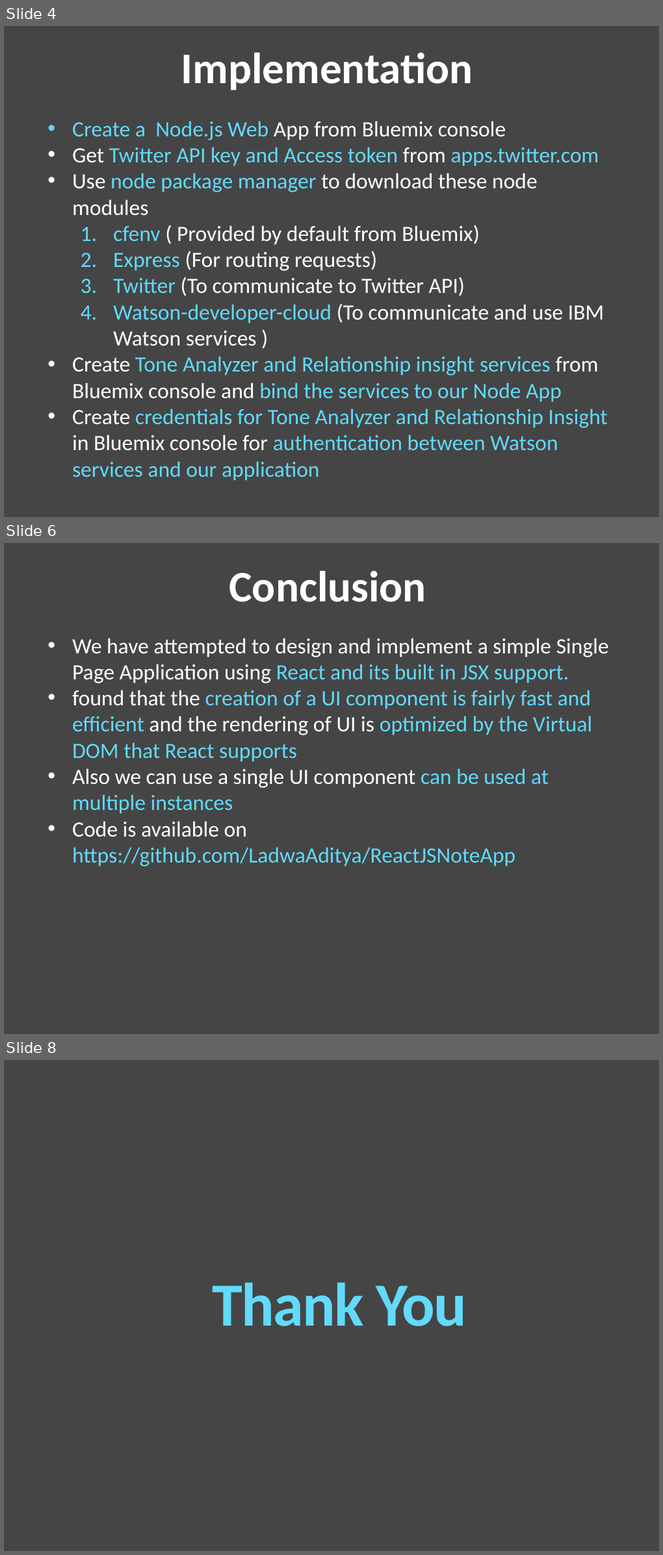
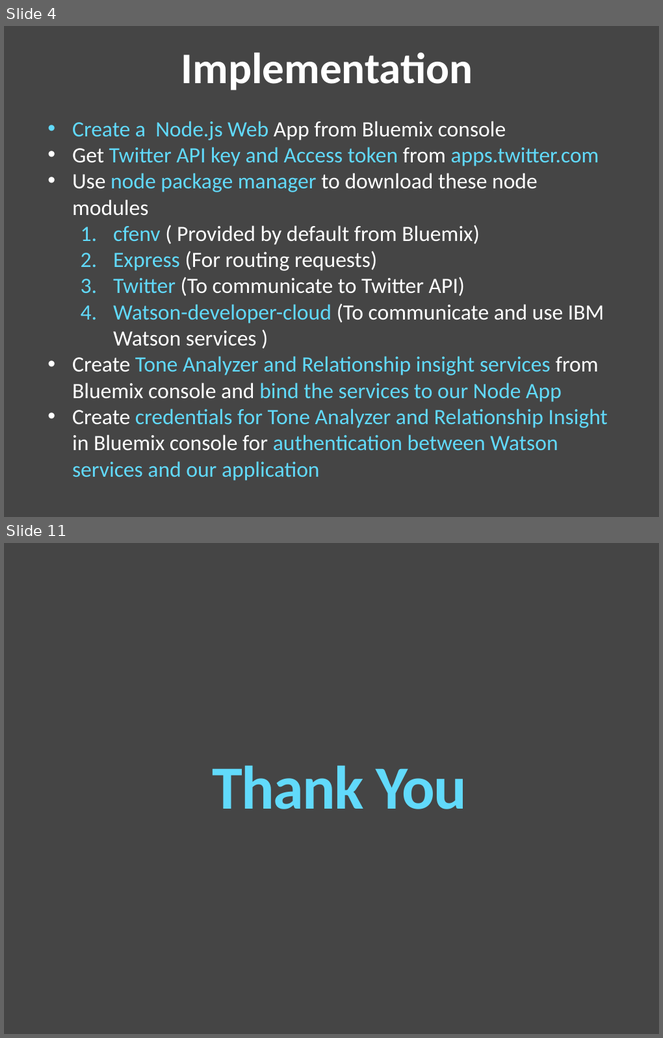
Before and after one commit to LadwaAditya/TwiTone, a slide deck: Presentation.pptx. Shown one above the other, each under a label of ours: slides 4, 6 and 8 before the commit, slides 4 and 11 after it; the slides between them are not shown. The pictures are 663x1555 and 663x1038 pixels, drawn with LibreOffice and Linux fonts; fonts in the diff are those of the drawing. Boxes give left, top, right and bottom in pixels: in the first picture for what was removed or moved away, otherwise in the second. Text is boxed around its words. In the diff, an @@ line names an element or a change of style, - is before the commit and + after.

```diff
--- a/Presentation.pptx
+++ b/Presentation.pptx
@@ slide 6 removed at [4, 543, 659, 1034], background #454545 @@
@@ text removed at [229, 571, 426, 602] @@
-Conclusion
@@ text removed at [72, 638, 609, 867] @@
-• We have attempted to design and implement a simple Single Page Application using React and its built in JSX support.
-• found that the creation of a UI component is fairly fast and efficient and the rendering of UI is optimized by the Virtual DOM that React supports
-• Also we can use a single UI component can be used at multiple instances
-• Code is available on https://github.com/LadwaAditya/ReactJSNoteApp
@@ what was slide 8 is now slide 11 @@
```
Also in this commit, not shown: 1 slide changed, 5 slides added, 1 other slide removed.
